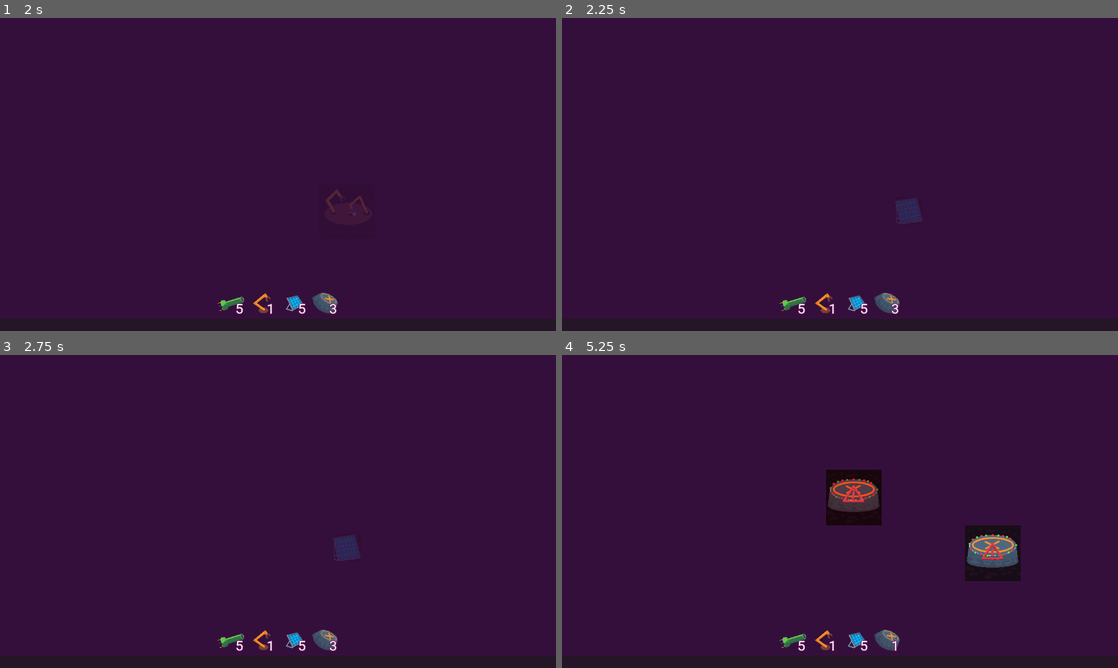
Above: before the commit, frames 1-4 (two rows, left to right).
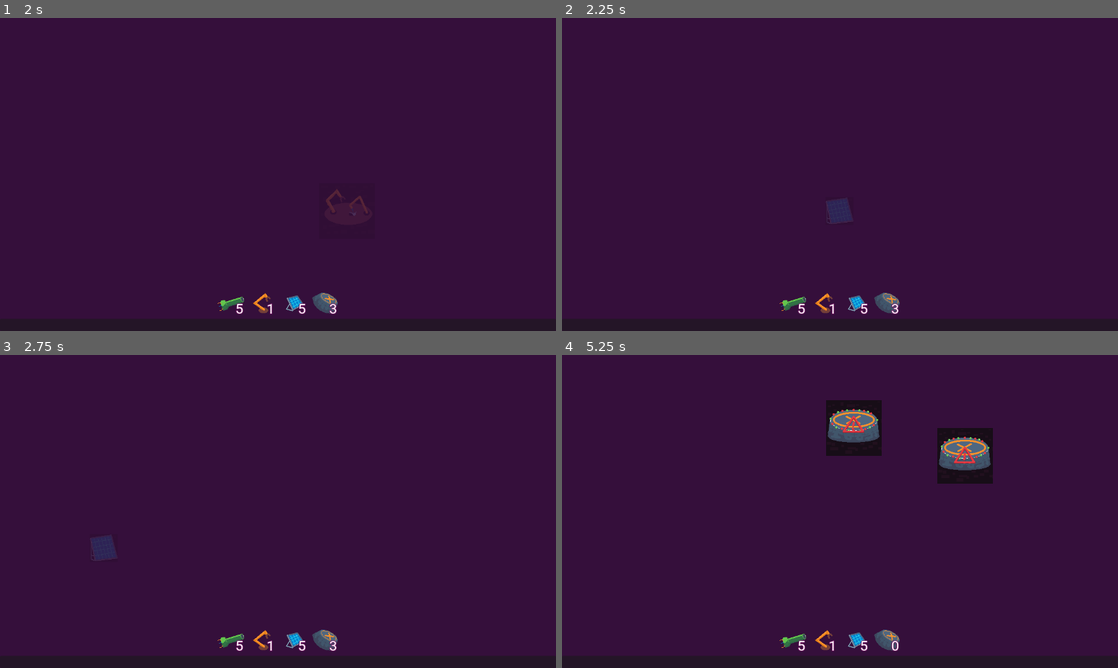
Above: after the commit, the same moments.

Repository: EdShel/StellarConstructor
Game: Godot game, scene res://objects/game.tscn
The game is run twice, just before and just after one commit, with the same random seed, the same clock (stepped at 60 frames per second) and the same inputs.
Inputs (mouse positions are in pixels of both pictures, inside the frame that each line leads up to):
- Up to frame 1 (2 s): tap Enter at 0.5 s; drag from (233, 302) to (333, 105) at 0.52 s; tap Space at 1.25 s; drag from (261, 302) to (344, 212) at 1.27 s
- Up to frame 2 (2.25 s): tap Enter at 2 s; move the mouse to (856, 302) at 2.02 s; hold D (right, bound only after the commit) from 2.03 s (still down); click (856, 302) at 2.17 s
- Up to frame 3 (2.75 s): keep holding D (right, bound only after the commit)
- Up to frame 4 (5.25 s): release D (right, bound only after the commit) at 2.75 s; drag from (884, 639) to (906, 520) at 2.77 s; tap Space at 3.5 s; move the mouse to (1006, 558) at 3.52 s; hold A (left, bound only after the commit) 3.53-4.25 s; click (1006, 558) at 3.67 s; tap Enter at 4.25 s; drag from (995, 552) to (756, 433) at 4.27 s; move the mouse to (867, 511) at 5.02 s; hold S (down, bound only after the commit) from 5.03 s (still down); click (867, 511) at 5.17 s

Frame 1 is identical in both runs. In frame 2, 0.5% of the frame differs, in the area x 47-65%, y 57-66%; in frame 3, 0.5%; in frame 4, 7.1%, in the area x 47-83%, y 14-95%.

Commit message:
Fixed zoom levels and move camera using WASD

Diff:
--- a/objects/ui/build_manager/base_popup.gd
+++ b/objects/ui/build_manager/base_popup.gd
@@ -2,6 +2,12 @@
 class_name BasePopup
 
 signal closed(result: Dictionary)
+
+func _enter_tree() -> void:
+	SC.enable_no_tooltip_mode.emit(true)
+
+func _exit_tree() -> void:
+	SC.enable_no_tooltip_mode.emit(false)
 
 func _on_cancel_button_pressed() -> void:
 	closed.emit({})
--- a/objects/ui/build_manager/build_manager.gd
+++ b/objects/ui/build_manager/build_manager.gd
@@ -9,6 +9,8 @@
 		var popup = preload("res://objects/ui/build_manager/launch_pad_recipe_popup.tscn").instantiate()
 		popup.connect("closed", func(recipe: Dictionary) -> void:
 			popup.queue_free()
+			if recipe.is_empty():
+				return
 			node.recipe = recipe
 		)
 		%PopupContainer.add_child(popup)
--- a/objects/utilities/camera_controller.gd
+++ b/objects/utilities/camera_controller.gd
@@ -1,18 +1,15 @@
 extends Camera2D
 
 @export var is_drag_allowed = true
-
-var zoom_sensitivity = 0.1
-var pan_sensitivity = 1.0
 
 var is_dragging: bool = false
 var drag_start_position: Vector2 = Vector2()
 var camera_drag_start_position: Vector2 = Vector2()
 
-var zoom_min: float = 0.05
-var zoom_max: float = 2.0
+var move_speed: float = 800
 
-var move_speed: float = 300
+var zoom_levels: Array[float] = [0.25, 0.5, 0.75, 1, 2, 3]
+var zoom_level_index = 3
 
 func _unhandled_input(event: InputEvent) -> void:
 	if !is_drag_allowed:
@@ -30,12 +27,12 @@
 				is_dragging = false
 
 		if event.button_index == MOUSE_BUTTON_WHEEL_UP:
-			var new_zoom = clamp(zoom.x + zoom_sensitivity, zoom_min, zoom_max)
-			update_zoom(new_zoom, event)
+			zoom_level_index = clamp(zoom_level_index + 1, 0, zoom_levels.size() - 1)
+			update_zoom(zoom_levels[zoom_level_index], event)
 			get_viewport().set_input_as_handled()
 		elif event.button_index == MOUSE_BUTTON_WHEEL_DOWN:
-			var new_zoom = clamp(zoom.x - zoom_sensitivity, zoom_min, zoom_max)
-			update_zoom(new_zoom, event)
+			zoom_level_index = clamp(zoom_level_index - 1, 0, zoom_levels.size() - 1)
+			update_zoom(zoom_levels[zoom_level_index], event)
 			get_viewport().set_input_as_handled()
 
 	elif event is InputEventMouseMotion and is_dragging:
@@ -43,13 +40,19 @@
 		position = camera_drag_start_position - delta / zoom.x
 		get_viewport().set_input_as_handled()
 
+
 func update_zoom(new_zoom: float, event: InputEventMouseButton) -> void:
 	zoom = Vector2(new_zoom, new_zoom)
 	if is_dragging:
 		var delta = event.position - drag_start_position
 		position = camera_drag_start_position - delta / zoom.x
 
-	var zoom_range = zoom_max - zoom_min
+	var zoom_range = zoom_levels.front() - zoom_levels.back()
 	var volume = new_zoom / zoom_range
 	var sfx = AudioServer.get_bus_index("SFX_Env")
 	AudioServer.set_bus_volume_db(sfx, linear_to_db(volume))
+
+func _process(delta: float) -> void:
+	var move_dir = Input.get_vector("left", "right", "up", "down")
+	if move_dir != Vector2.ZERO:
+		global_position += move_dir * delta * move_speed / zoom
--- a/project.godot
+++ b/project.godot
@@ -42,6 +42,33 @@
 theme/custom="res://styles/my_theme.tres"
 theme/custom_font="res://styles/Roboto-Regular.ttf"
 
+[input]
+
+up={
+"deadzone": 0.5,
+"events": [Object(InputEventKey,"resource_local_to_scene":false,"resource_name":"","device":-1,"window_id":0,"alt_pressed":false,"shift_pressed":false,"ctrl_pressed":false,"meta_pressed":false,"pressed":false,"keycode":0,"physical_keycode":87,"key_label":0,"unicode":119,"location":0,"echo":false,"script":null)
+, Object(InputEventKey,"resource_local_to_scene":false,"resource_name":"","device":-1,"window_id":0,"alt_pressed":false,"shift_pressed":false,"ctrl_pressed":false,"meta_pressed":false,"pressed":false,"keycode":0,"physical_keycode":4194320,"key_label":0,"unicode":0,"location":0,"echo":false,"script":null)
+]
+}
+down={
+"deadzone": 0.5,
+"events": [Object(InputEventKey,"resource_local_to_scene":false,"resource_name":"","device":-1,"window_id":0,"alt_pressed":false,"shift_pressed":false,"ctrl_pressed":false,"meta_pressed":false,"pressed":false,"keycode":0,"physical_keycode":83,"key_label":0,"unicode":115,"location":0,"echo":false,"script":null)
+, Object(InputEventKey,"resource_local_to_scene":false,"resource_name":"","device":-1,"window_id":0,"alt_pressed":false,"shift_pressed":false,"ctrl_pressed":false,"meta_pressed":false,"pressed":false,"keycode":0,"physical_keycode":4194322,"key_label":0,"unicode":0,"location":0,"echo":false,"script":null)
+]
+}
+left={
+"deadzone": 0.5,
+"events": [Object(InputEventKey,"resource_local_to_scene":false,"resource_name":"","device":-1,"window_id":0,"alt_pressed":false,"shift_pressed":false,"ctrl_pressed":false,"meta_pressed":false,"pressed":false,"keycode":0,"physical_keycode":65,"key_label":0,"unicode":97,"location":0,"echo":false,"script":null)
+, Object(InputEventKey,"resource_local_to_scene":false,"resource_name":"","device":-1,"window_id":0,"alt_pressed":false,"shift_pressed":false,"ctrl_pressed":false,"meta_pressed":false,"pressed":false,"keycode":0,"physical_keycode":4194319,"key_label":0,"unicode":0,"location":0,"echo":false,"script":null)
+]
+}
+right={
+"deadzone": 0.5,
+"events": [Object(InputEventKey,"resource_local_to_scene":false,"resource_name":"","device":-1,"window_id":0,"alt_pressed":false,"shift_pressed":false,"ctrl_pressed":false,"meta_pressed":false,"pressed":false,"keycode":0,"physical_keycode":68,"key_label":0,"unicode":100,"location":0,"echo":false,"script":null)
+, Object(InputEventKey,"resource_local_to_scene":false,"resource_name":"","device":-1,"window_id":0,"alt_pressed":false,"shift_pressed":false,"ctrl_pressed":false,"meta_pressed":false,"pressed":false,"keycode":0,"physical_keycode":4194321,"key_label":0,"unicode":0,"location":0,"echo":false,"script":null)
+]
+}
+
 [layer_names]
 
 2d_physics/layer_1="build"
